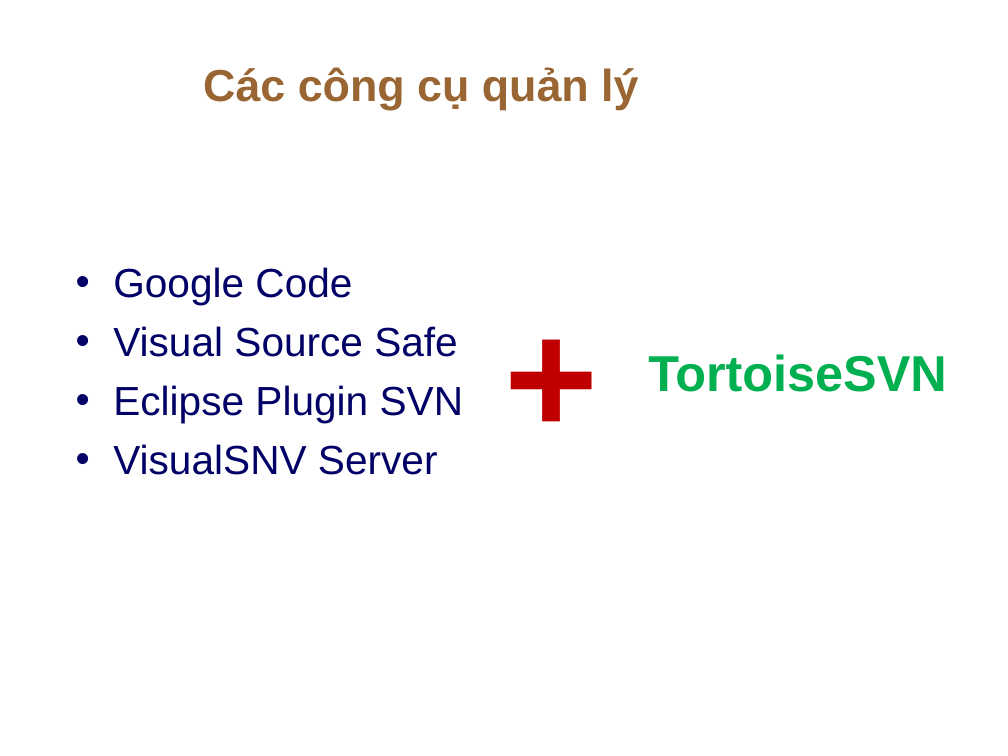
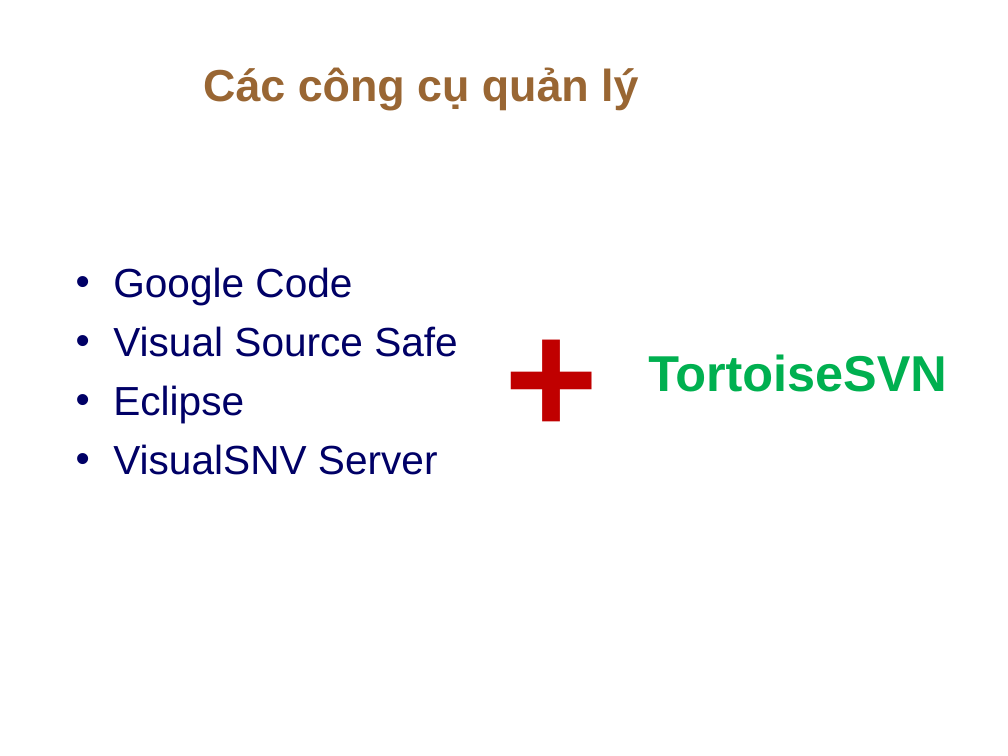
Before and after one commit to thanhphi0127/manager-configuration, a slide deck: slide 4 of doc/baitapso1/NHOM5_BAOCAO_BT1.ppt. Drawn at 1008x756 pixels with LibreOffice and Linux fonts; fonts in the diff are those of the drawing; background and template pictures are left out. Boxes give left, top, right and bottom in pixels: in the first picture for what was removed or moved away, otherwise in the second. Text is boxed around its words. In the diff, an @@ line names an element or a change of style, - is before the commit and + after.

Commit message:
Sua file

```diff
--- a/doc/baitapso1/NHOM5_BAOCAO_BT1.ppt
+++ b/doc/baitapso1/NHOM5_BAOCAO_BT1.ppt
@@ text at [113, 385, 244, 423]: text changed @@
-• Eclipse Plugin SVN
+• Eclipse
```
